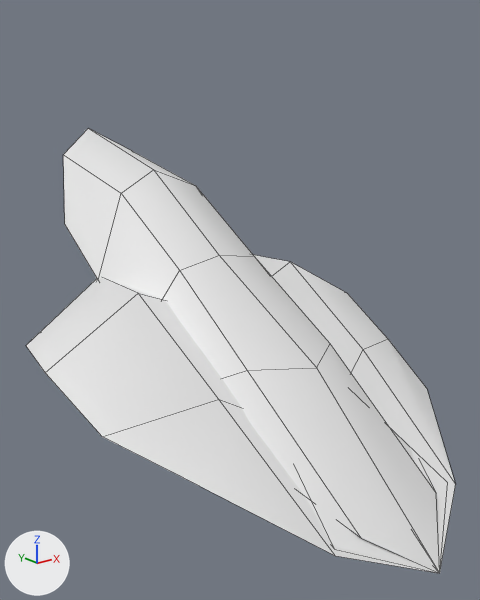
Renders of the FBX model Assets/Models/Petalos.fbx from each side of a commit.
Both versions are drawn from a camera (50 mm lens) standing at (-1.88, -1.16, 1.73) and looking at (0.03, 1.22, 0.77). Arrows for +X, +Y and +Z are at lower left; the lights stay in place. Mesh edges are drawn as thin lines. Where no turn or scale is listed for an object, it has been applied to the vertices.

The scene before the commit, as lines of its bpy script (objects in view):
```python
me_plane = bpy.data.meshes.new('Plane')
me_plane.from_pydata(...)  # 25 vertices, 16 faces; spans x -0.92..0.92, y -0.01..2.25, z 0.01..0.88
me_plane_001 = bpy.data.meshes.new('Plane.001')
me_plane_001.from_pydata(...)  # 25 vertices, 16 faces; spans x -0.46..0.46, y -0.01..2.65, z 0.01..1.52
me_plane_002 = bpy.data.meshes.new('Plane.002')
me_plane_002.from_pydata(...)  # 25 vertices, 16 faces; spans x -0.62..0.62, y -0.01..2.19, z 0.01..0.83
ob_petalo1 = bpy.data.objects.new('petalo1', me_plane)
ob_petalo1.location = (0.0, 0.0, 0.0)
ob_petalo2 = bpy.data.objects.new('Petalo2', me_plane_001)
ob_petalo2.location = (0.0, 0.0, 0.0)
ob_petalo3 = bpy.data.objects.new('Petalo3', me_plane_002)
ob_petalo3.location = (0.0, 0.0, 0.0)
```
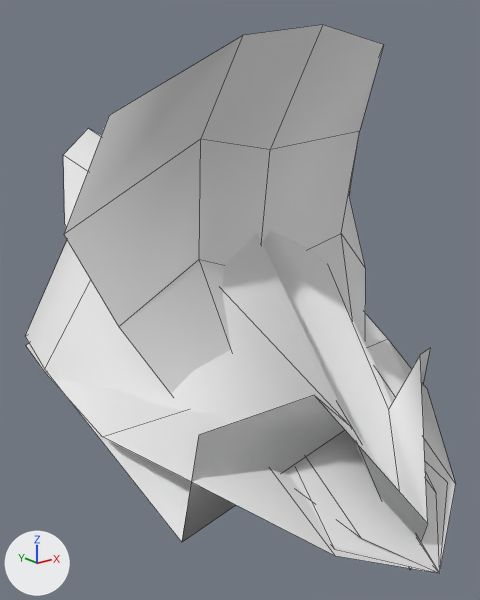
Commit message: Petalos funcionando

Changed parts and their boxes (x1, y1, x2, y2) in the pictures (480 x 600 px):
'petalo4', added
    after: (64, 25, 384, 393)
'petalo5', added
    after: (25, 231, 430, 570)
'Petalo2', unchanged, covered by the edit
    both: (63, 128, 440, 573)
'petalo1', unchanged, covered by the edit
    before: (26, 255, 455, 573)
    after: (26, 313, 455, 573)

The change in detail:
Mesh me_plane_004 is new.
It has 25 vertices, 16 faces and spans x -0.92..0.92, y 0.06..2.25, z -0.06..1.45.
Mesh me_plane_003 is new.
It has 25 vertices, 16 faces and spans x -0.82..0.82, y 0.01..1.27, z 0.01..1.96.
Object 'petalo5' (ob_petalo5) is new; it shows me_plane_004.
Its location is (0.0, 0.0, 0.0).
Object 'petalo4' (ob_petalo4) is new; it shows me_plane_003.
Its location is (0.0, 0.0, 0.0).
